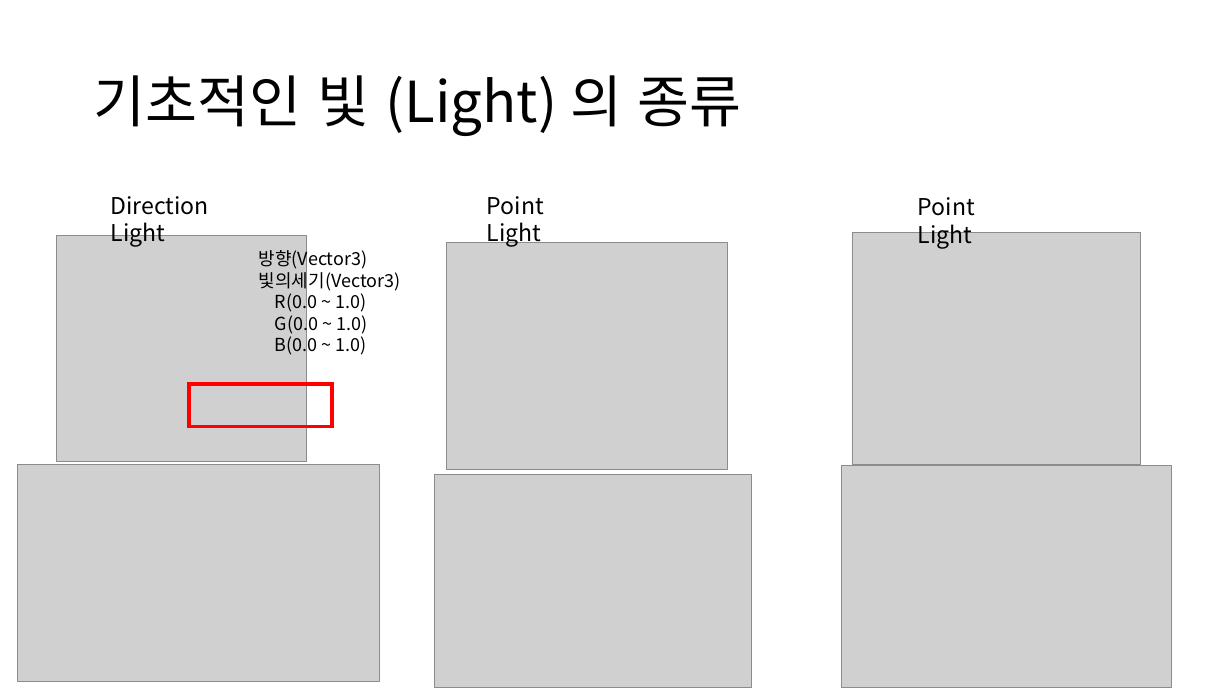
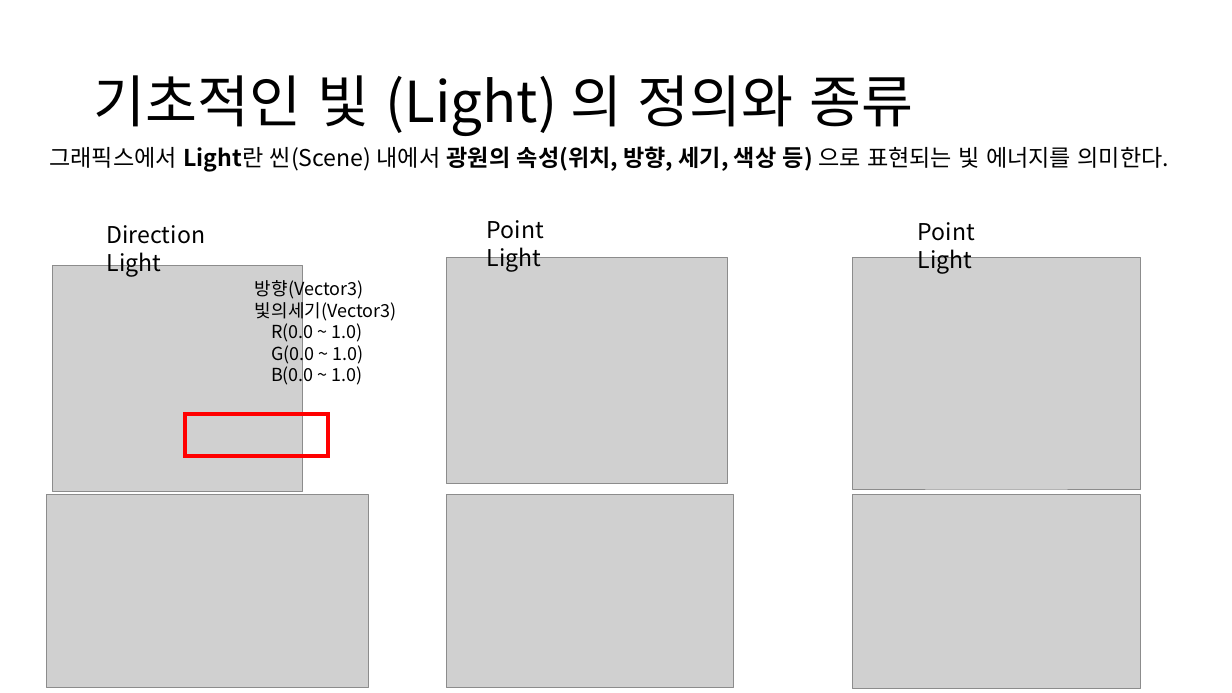
Before and after one commit to ldw9981/D3D11_Tutorial, a slide deck: slide 4 of Documents/05-Lighting1(Lambertian).pptx. Drawn at 1232x693 pixels with LibreOffice and Linux fonts; fonts in the diff are those of the drawing; grey boxes stand for pictures. Boxes give left, top, right and bottom in pixels: in the first picture for what was removed or moved away, otherwise in the second. Text is boxed around its words. In the diff, an @@ line names an element or a change of style, - is before the commit and + after.

```diff
--- a/Documents/05-Lighting1(Lambertian).pptx
+++ b/Documents/05-Lighting1(Lambertian).pptx
@@ title at <box>94,75,914,136</box>: text changed @@
-기초적인 빛 (Light) 의 종류
+기초적인 빛 (Light) 의 정의와 종류
@@ text added at <box>49,146,1169,172</box>, 18 pt, text #000000 @@
+그래픽스에서 Light란 씬(Scene) 내에서 광원의 속성(위치, 방향, 세기, 색상 등) 으로 표현되는 빛 에너지를 의미한다.
@@ 2 texts, 1 picture: place and size @@
-2 texts, 1 picture at <box>487,196,1141,465</box>
+2 texts, 1 picture at <box>487,220,1141,490</box>
@@ picture: place and size @@
-picture at <box>446,243,727,470</box>
+picture at <box>446,258,727,484</box>
@@ 2 texts, 1 picture, 1 rectangle: place and size @@
-2 texts, 1 picture, 1 rectangle at <box>56,196,401,462</box>
+2 texts, 1 picture, 1 rectangle at <box>53,225,397,492</box>
@@ picture: place and size @@
-picture at <box>17,465,380,682</box>
+picture at <box>46,494,369,688</box>
@@ picture: place and size @@
-picture at <box>434,474,752,688</box>
+picture at <box>446,494,734,688</box>
@@ picture: place and size @@
-picture at <box>842,466,1172,688</box>
+picture at <box>852,494,1141,689</box>
```
Also in this commit, not shown: 5 other slides changed, 1 slide added, 2 other files.
